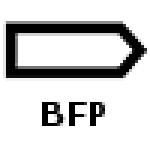
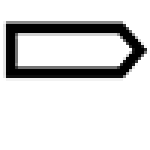
Comparing the layer stacks of the two 150 x 150 images. Changes:
hid "BFP" over [42, 102, 105, 126]
hid "NameMaskGene" over [42, 102, 105, 126]
added group "without backgrounds" (multiply) with 13 layers above "with backgrounds" over [42, 102, 105, 126]
hid "ANTIBIO.png", blend normal → multiply, moved it into group "with backgrounds" over [42, 102, 105, 126]
hid "DTER.png", blend normal → multiply, moved it into group "with backgrounds" over [42, 102, 105, 126]
